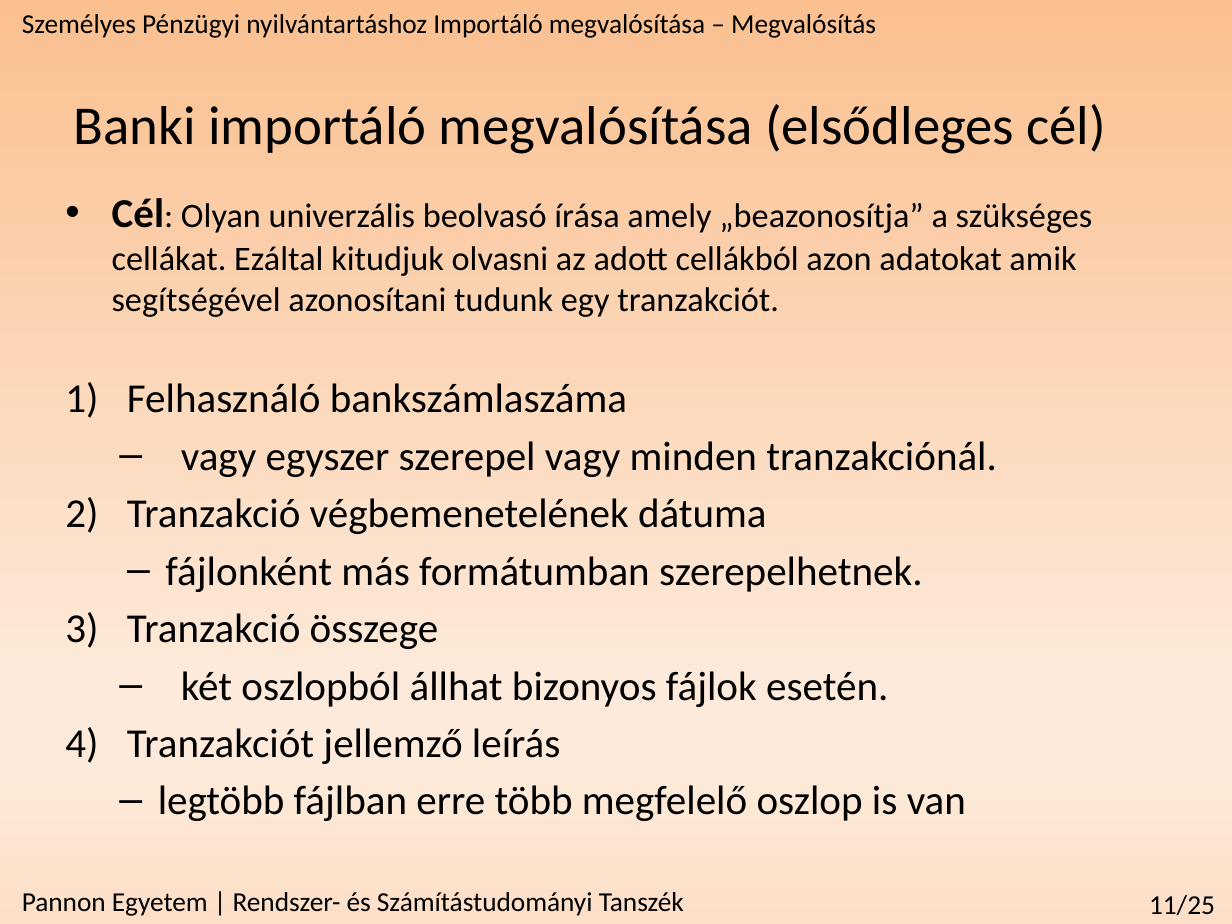
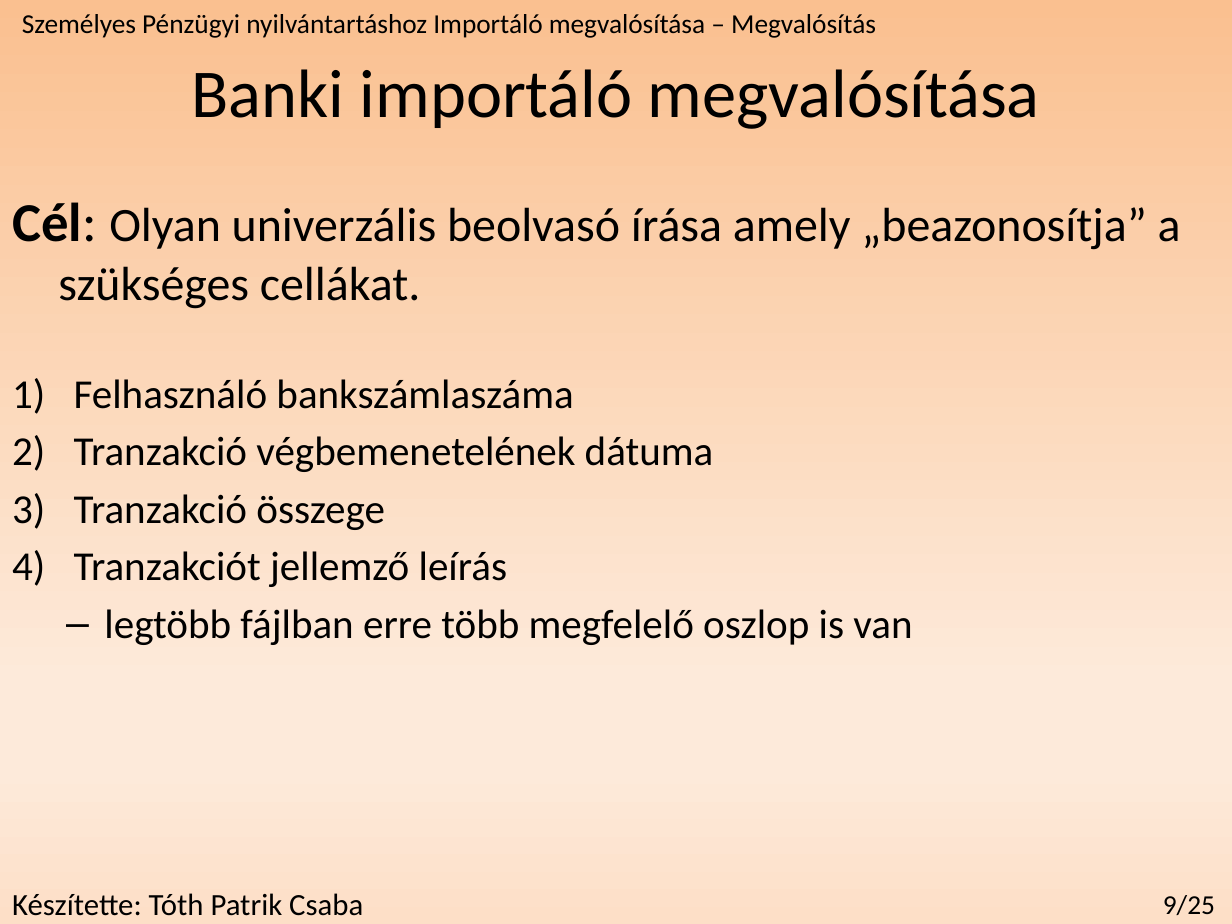
Before and after one commit to redizaar/MoneyManager, a slide deck: slide 9 of féléveselőadás_szakdoga.pptx (slide 11 before the commit). Drawn at 1232x924 pixels with LibreOffice and Linux fonts; fonts in the diff are those of the drawing. Boxes give left, top, right and bottom in pixels: in the first picture for what was removed or moved away, otherwise in the second. Text is boxed around its words. In the diff, an @@ line names an element or a change of style, - is before the commit and + after.

```diff
--- a/féléveselőadás_szakdoga.pptx
+++ b/féléveselőadás_szakdoga.pptx
@@ text at <box>192,69,1040,129</box>: text changed; size 32 to 40 pt @@
-Banki importáló megvalósítása (elsődleges cél)
+Banki importáló megvalósítása
@@ text "Cél: Olyan univerzális beolvasó írása ...": place and size @@
-text "Cél: Olyan univerzális beolvasó írása ..." at <box>112,198,1093,821</box>
+text "Cél: Olyan univerzális beolvasó írása ..." at <box>12,202,1181,645</box>
@@ text at <box>12,202,1181,309</box>: text changed; size 20 to 28 pt @@
-• Cél: Olyan univerzális beolvasó írása amely „beazonosítja” a szükséges cellákat. Ezáltal kitudjuk olvasni az adott cellákból azon adatokat amik segítségével azonosítani tudunk egy tranzakciót.
+Cél: Olyan univerzális beolvasó írása amely „beazonosítja” a szükséges cellákat.
@@ text at <box>181,441,997,477</box>: paragraph removed @@
-  – vagy egyszer szerepel vagy minden tranzakciónál.
@@ text at <box>165,556,923,592</box>: paragraph removed @@
-  – fájlonként más formátumban szerepelhetnek.
@@ text at <box>181,671,888,707</box>: paragraph removed @@
-  – két oszlopból állhat bizonyos fájlok esetén.
@@ text at <box>12,893,363,916</box>: text changed; size 16 to 18 pt @@
-Pannon Egyetem | Rendszer- és Számítástudományi Tanszék
+Készítette: Tóth Patrik Csaba
@@ page number at <box>1163,895,1215,915</box>: text changed @@
-11/25
+9/25
```
Also in this commit, not shown: 13 other slides changed, 1 slide added, 3 slides removed.
